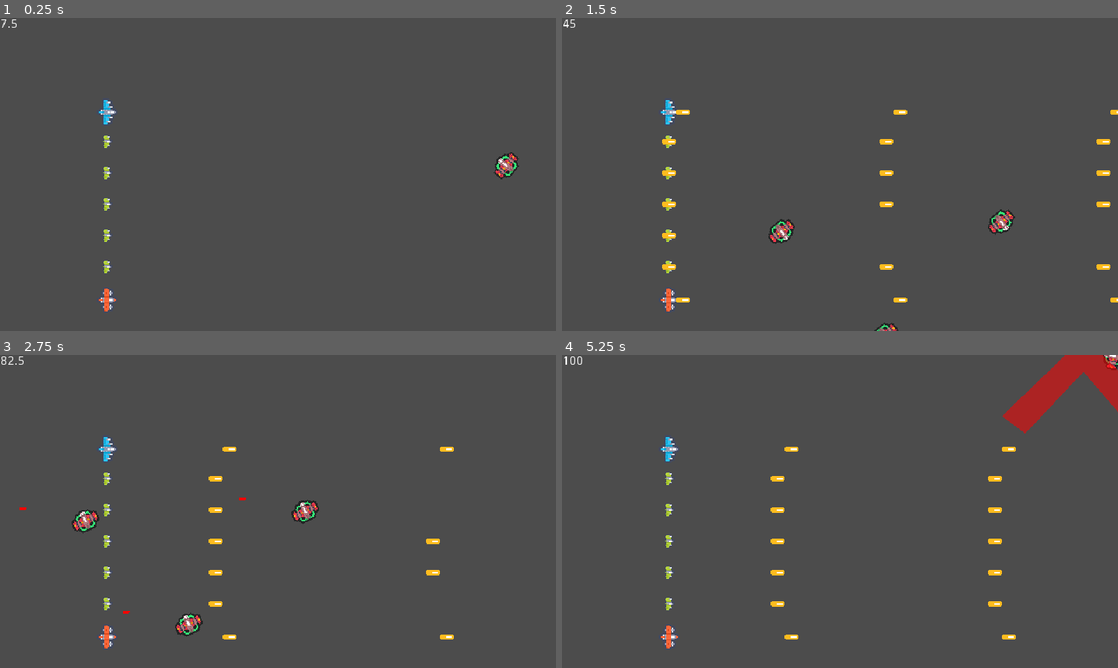
Above: before the commit, frames 1-4 (two rows, left to right).
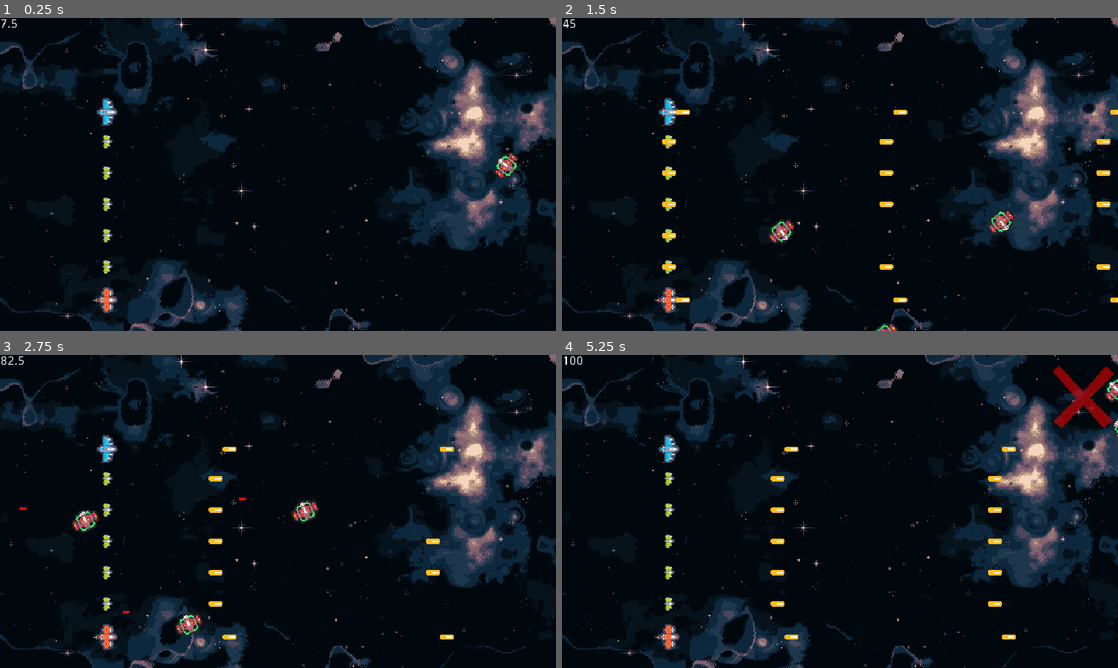
Above: after the commit, the same moments.

Repository: Extor3D/DestinysClan
Game: Godot game, scene res://Levels/Level1A.tscn
Same seed, same stepped clock (60 frames per second), same inputs: the game is played once before the commit and once after it. This scene is started directly instead of the project's main scene.
Inputs:
- Up to frame 1 (0.25 s): no input
- Up to frame 2 (1.5 s): hold Space (activate_formation) 0.53-1.28 s; tap Space (activate_formation) at 1.35 s
- Up to frame 3 (2.75 s): hold Space (activate_formation) from 2.03 s (still down)
- Up to frame 4 (5.25 s): release Space (activate_formation) at 2.78 s; tap Space (activate_formation) at 2.85, 4.35 s; hold Space (activate_formation) 3.53-4.28 s; hold Space (activate_formation) from 5.03 s (still down)

The runs differ from the first frame. In frame 1, 97% of the frame differs, in the area x 0-100%, y 0-100%; in frame 2, 96%; in frame 3, 96%; in frame 4, 97%.

Commit message:
Level1A mas largo y con fondo

Diff:
--- a/SpaceshipHarem/Levels/Level1A.tscn
+++ b/SpaceshipHarem/Levels/Level1A.tscn
@@ -1,12 +1,21 @@
-[gd_scene load_steps=6 format=2]
+[gd_scene load_steps=8 format=2]
 
 [ext_resource path="res://LevelComponents/PlayerLimits.tscn" type="PackedScene" id=1]
 [ext_resource path="res://LevelComponents/HUD.tscn" type="PackedScene" id=2]
 [ext_resource path="res://Player/Player.tscn" type="PackedScene" id=3]
 [ext_resource path="res://Enemies/Enemy2.tscn" type="PackedScene" id=4]
+[ext_resource path="res://LevelComponents/Sprites/Space Background.png" type="Texture" id=5]
 [ext_resource path="res://LevelComponents/Spawner.tscn" type="PackedScene" id=6]
 
+[sub_resource type="ImageTexture" id=1]
+
 [node name="Node2D" type="Node2D"]
+
+[node name="SpaceBackground" type="Sprite" parent="."]
+position = Vector2( 323.25, 181.5 )
+scale = Vector2( 1.0825, 1.00833 )
+texture = ExtResource( 5 )
+normal_map = SubResource( 1 )
 
 [node name="Player" parent="." instance=ExtResource( 3 )]
 position = Vector2( 123, 108 )
@@ -21,10 +30,11 @@
 [node name="EnemyTimer1" parent="Level Intro" instance=ExtResource( 6 )]
 scene = ExtResource( 4 )
 scene_variables = {
-"move_speed": 100,
-"turn_speed": 1.5
+"move_speed": 140,
+"turn_speed": 5.0
 }
-y_center = 0
+y_center = 50
+height = 30
 start_time = 5.0
 duration = 9.0
 warning = true
@@ -41,10 +51,11 @@
 [node name="EnemyTimer2" parent="Level Intro" instance=ExtResource( 6 )]
 scene = ExtResource( 4 )
 scene_variables = {
-"move_speed": 100,
-"turn_speed": -1.5
+"move_speed": 140,
+"turn_speed": -5.0
 }
-y_center = 360
+y_center = 310
+height = 30
 start_time = 15.0
 duration = 9.0
 warning = true
@@ -55,6 +66,7 @@
 "move_speed": 100,
 "turn_speed": -2.9
 }
+height = 60
 start_time = 26.0
 duration = 9.0
 warning = true
@@ -65,6 +77,55 @@
 "move_speed": 100,
 "turn_speed": 2.9
 }
+height = 60
 start_time = 26.0
 duration = 9.0
 warning = true
+
+[node name="Level Outro" type="Node2D" parent="."]
+
+[node name="EnemyTimer1" parent="Level Outro" instance=ExtResource( 6 )]
+scene = ExtResource( 4 )
+scene_variables = {
+"move_speed": 140,
+"turn_speed": 5.0
+}
+y_center = 50
+height = 30
+start_time = 40.0
+duration = 9.0
+warning = true
+
+[node name="EnemyTimer2" parent="Level Outro" instance=ExtResource( 6 )]
+scene = ExtResource( 4 )
+scene_variables = {
+"move_speed": 140,
+"turn_speed": -5.0
+}
+y_center = 310
+height = 30
+start_time = 53.0
+duration = 9.0
+warning = true
+
+[node name="EnemyTimer3" parent="Level Outro" instance=ExtResource( 6 )]
+scene = ExtResource( 4 )
+scene_variables = {
+"move_speed": 100,
+"turn_speed": -2.9
+}
+height = 60
+start_time = 40.0
+duration = 9.0
+warning = true
+
+[node name="EnemyTimer4" parent="Level Outro" instance=ExtResource( 6 )]
+scene = ExtResource( 4 )
+scene_variables = {
+"move_speed": 100,
+"turn_speed": 2.9
+}
+height = 60
+start_time = 53.0
+duration = 9.0
+warning = true
